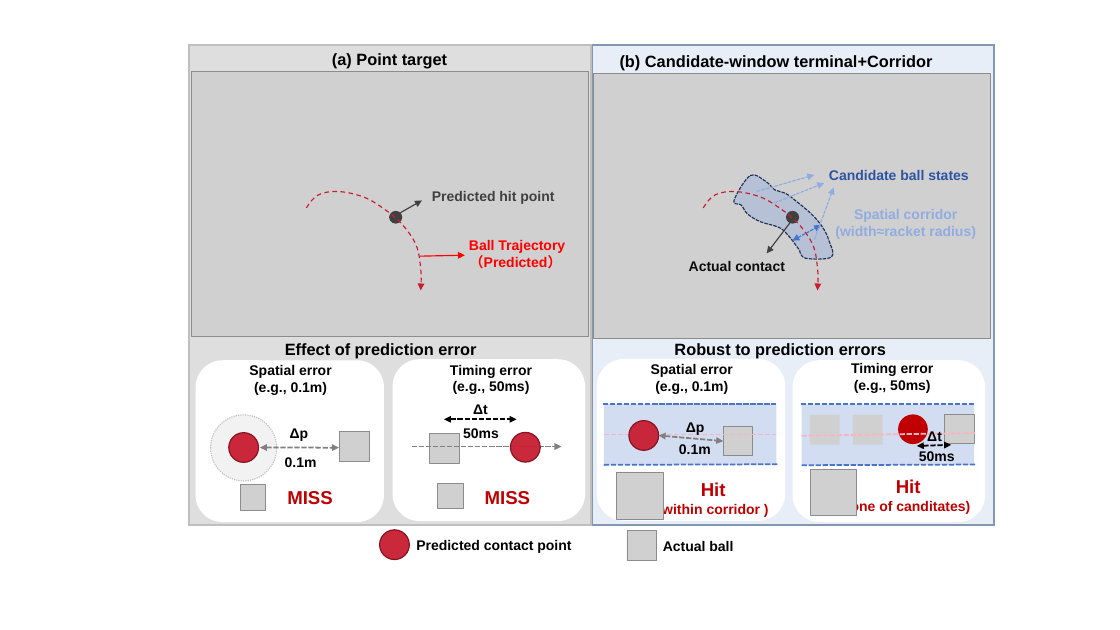
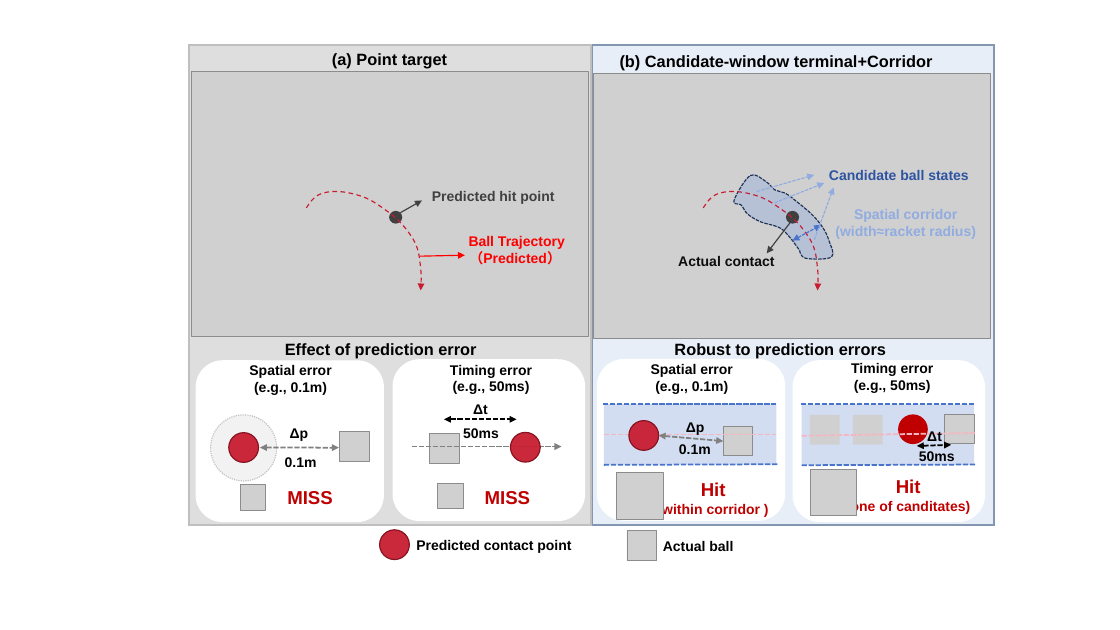
Before and after one commit to Mask-Project-Tennis/Tennis_robot_mujoco_sim, a slide deck: slide 1 of paper/figures/ICRA.pptx. Drawn at 1120x630 pixels with LibreOffice and Linux fonts; fonts in the diff are those of the drawing; grey boxes stand for pictures; background and template pictures are left out. Boxes give left, top, right and bottom in pixels: in the first picture for what was removed or moved away, otherwise in the second. Text is boxed around its words. In the diff, an @@ line names an element or a change of style, - is before the commit and + after.

Commit message:
feat(chat29): 镜像同步 — 新实景背景版 Fig.1（fig1_handdrawn.pdf / ICRA.pptx / main.pdf）

```diff
--- a/paper/figures/ICRA.pptx
+++ b/paper/figures/ICRA.pptx
@@ text "Ball Trajectory": place and size @@
-text "Ball Trajectory" at box(469, 240, 565, 269)
+text "Ball Trajectory" at box(469, 236, 565, 265)
@@ text "Actual contact": place and size @@
-text "Actual contact" at box(689, 261, 785, 271)
+text "Actual contact" at box(678, 256, 775, 266)
```
Also in this commit, not shown: 2 other files.
